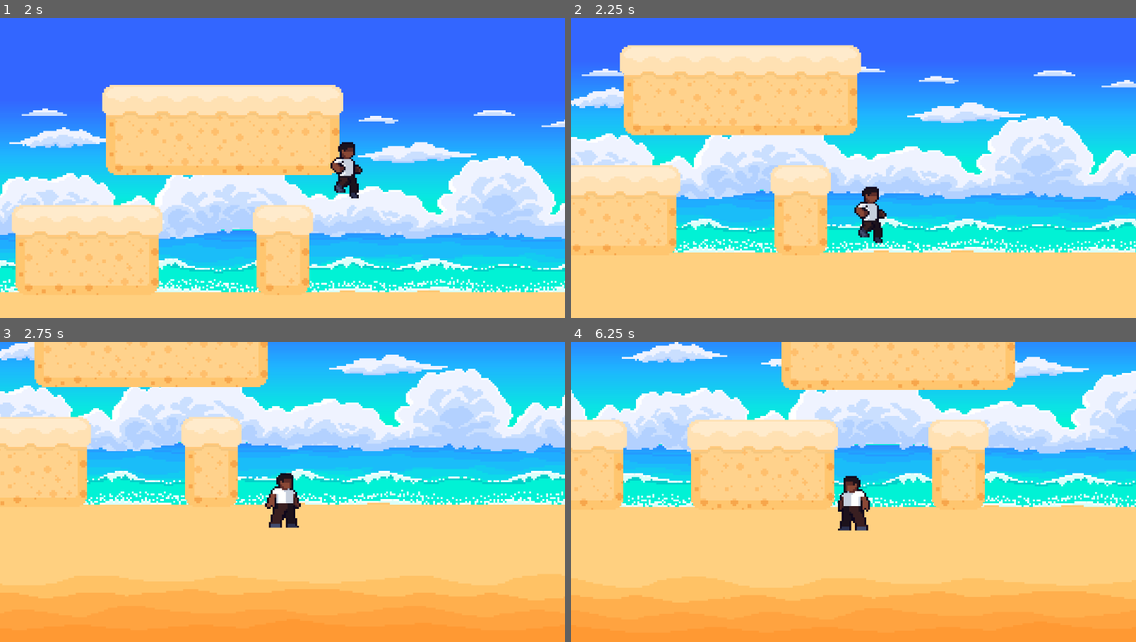
Above: before the commit, frames 1-4 (two rows, left to right).
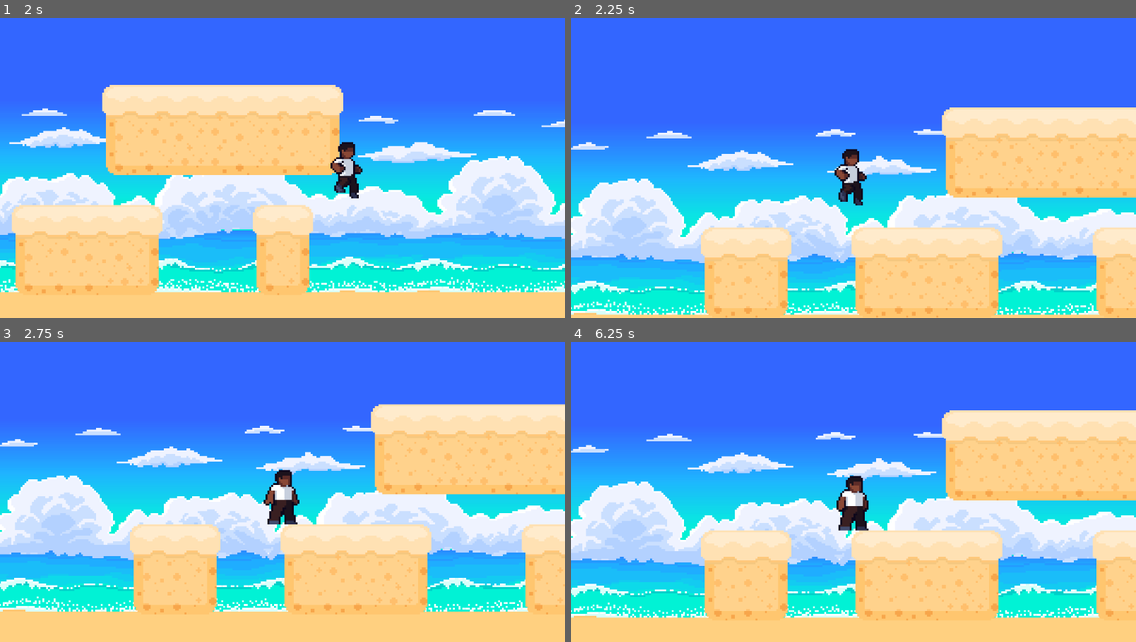
Above: after the commit, the same moments.

Repository: andrewfunston/GameOff2025-Waves
Game: Godot game, scene res://Stages/Test/TestLevel.tscn
Two runs of this game, one before a commit and one after it. Both use one fixed random seed, a clock stepped at 60 frames per second and the inputs below.
Inputs (mouse positions are in pixels of both pictures, inside the frame that each line leads up to):
- Up to frame 1 (2 s): tap Enter (ui_accept) at 0.5, 0.77, 1.52 s; hold Right (ui_right) from 0.53 s (still down)
- Up to frame 2 (2.25 s): release Right (ui_right) at 2 s; click (1079, 192) at 2 s, where only the run after the commit has a clickable "Play"
- Up to frame 3 (2.75 s): no input
- Up to frame 4 (6.25 s): hold Left (ui_left) 2.78-3.53 s; hold Right (ui_right) 3.53-5.03 s; tap Enter (ui_accept) at 3.77, 4.52, 5.27 s; hold Left (ui_left) 5.03-5.75 s; click (994, 471) at 5.75 s, where only the run after the commit has a clickable "Play"

Frame 1 is identical in both runs. In frame 2, 74% of the frame differs, in the area x 0-100%, y 8-100%; in frame 3, 93%; in frame 4, 93%, in the area x 0-100%, y 0-100%.

Commit message:
OKay redid the start
added a start scene with play and quit buttons

Diff:
--- /dev/null
+++ b/the-king-and-his-wave/Menu/main_menu.gd
@@ -0,0 +1,8 @@
+extends Control
+
+func _on_play_pressed() -> void:
+	get_tree().change_scene_to_file("res://Stages/Test/TestLevel.tscn")
+
+
+func _on_quit_pressed() -> void:
+	get_tree().quit()
--- /dev/null
+++ b/the-king-and-his-wave/Menu/main_menu.tscn
@@ -0,0 +1,54 @@
+[gd_scene load_steps=5 format=3 uid="uid://m7xnpvr63vxj"]
+
+[ext_resource type="Script" uid="uid://catgv3fuisvvm" path="res://Menu/main_menu.gd" id="1_ci1se"]
+[ext_resource type="Texture2D" uid="uid://de446hqr7brjd" path="res://menu splash.png" id="1_sla5p"]
+
+[sub_resource type="StyleBoxTexture" id="StyleBoxTexture_sla5p"]
+texture = ExtResource("1_sla5p")
+
+[sub_resource type="StyleBoxFlat" id="StyleBoxFlat_ci1se"]
+bg_color = Color(0.05452867, 0.680871, 0.7171886, 1)
+corner_radius_top_left = 16
+corner_radius_top_right = 16
+corner_radius_bottom_right = 16
+corner_radius_bottom_left = 16
+
+[node name="MainMenu" type="Control"]
+layout_mode = 3
+anchors_preset = 15
+anchor_right = 1.0
+anchor_bottom = 1.0
+grow_horizontal = 2
+grow_vertical = 2
+script = ExtResource("1_ci1se")
+
+[node name="Panel" type="Panel" parent="."]
+layout_mode = 1
+anchors_preset = 15
+anchor_right = 1.0
+anchor_bottom = 1.0
+grow_horizontal = 2
+grow_vertical = 2
+theme_override_styles/panel = SubResource("StyleBoxTexture_sla5p")
+
+[node name="VBoxContainer" type="VBoxContainer" parent="."]
+layout_mode = 0
+offset_left = 242.0
+offset_top = 22.0
+offset_right = 282.0
+offset_bottom = 62.0
+
+[node name="Play" type="Button" parent="VBoxContainer"]
+layout_mode = 2
+theme_override_font_sizes/font_size = 9
+theme_override_styles/normal = SubResource("StyleBoxFlat_ci1se")
+text = "Play"
+
+[node name="Quit" type="Button" parent="VBoxContainer"]
+layout_mode = 2
+theme_override_font_sizes/font_size = 9
+theme_override_styles/normal = SubResource("StyleBoxFlat_ci1se")
+text = "Quit"
+
+[connection signal="pressed" from="VBoxContainer/Play" to="." method="_on_play_pressed"]
+[connection signal="pressed" from="VBoxContainer/Quit" to="." method="_on_quit_pressed"]
--- a/the-king-and-his-wave/Menu/titlemenu.tscn
+++ b/the-king-and-his-wave/Menu/titlemenu.tscn
@@ -1,12 +1,42 @@
-[gd_scene load_steps=2 format=3 uid="uid://co32pp1wa7odv"]
+[gd_scene load_steps=3 format=3 uid="uid://co32pp1wa7odv"]
 
 [ext_resource type="Texture2D" uid="uid://de446hqr7brjd" path="res://menu splash.png" id="1_p8ax7"]
+[ext_resource type="Script" uid="uid://byesncox1obmv" path="res://Menu/titlemenu.gd" id="1_rcpsi"]
 
-[node name="Titlemenu" type="Node2D"]
+[node name="Control" type="Control"]
+layout_mode = 3
+anchors_preset = 15
+anchor_right = 1.0
+anchor_bottom = 1.0
+grow_horizontal = 2
+grow_vertical = 2
+script = ExtResource("1_rcpsi")
 
-[node name="Sprite2D" type="Sprite2D" parent="."]
+[node name="TextureRect" type="TextureRect" parent="."]
+layout_mode = 0
+offset_right = 40.0
+offset_bottom = 40.0
 texture = ExtResource("1_p8ax7")
 
-[node name="logo" type="Node2D" parent="."]
+[node name="CenterContainer" type="CenterContainer" parent="."]
+layout_mode = 0
+offset_left = 789.00006
+offset_top = 314.00003
+offset_right = 881.00006
+offset_bottom = 398.00003
+scale = Vector2(5, 5)
 
-[node name="Sprite2D" type="Sprite2D" parent="logo"]
+[node name="VBoxContainer" type="VBoxContainer" parent="CenterContainer"]
+layout_mode = 2
+
+[node name="Play" type="Button" parent="CenterContainer/VBoxContainer"]
+unique_name_in_owner = true
+layout_mode = 2
+text = "Play"
+autowrap_trim_flags = 0
+
+[node name="Quit" type="Button" parent="CenterContainer/VBoxContainer"]
+unique_name_in_owner = true
+layout_mode = 2
+text = "Quit"
+autowrap_trim_flags = 0
--- a/the-king-and-his-wave/Stages/Test/TestLevel.tscn
+++ b/the-king-and-his-wave/Stages/Test/TestLevel.tscn
@@ -1,7 +1,8 @@
-[gd_scene load_steps=6 format=4 uid="uid://b7jo7te8t6k26"]
+[gd_scene load_steps=7 format=4 uid="uid://b7jo7te8t6k26"]
 
 [ext_resource type="PackedScene" uid="uid://xplx4jfe0j6o" path="res://Entities/Player/Player.tscn" id="1_o1p5k"]
 [ext_resource type="Script" uid="uid://nhxgdfqc6r44" path="res://Stages/Test/test_level.gd" id="1_v30q8"]
+[ext_resource type="PackedScene" uid="uid://m7xnpvr63vxj" path="res://Menu/main_menu.tscn" id="2_tn1h8"]
 [ext_resource type="TileSet" uid="uid://qxm6vwfm0nxg" path="res://Tilemaps/Beach/SoftBeachTileSet.tres" id="3_u8nij"]
 [ext_resource type="PackedScene" uid="uid://y77oudadopiw" path="res://Backgrounds/OceanBackground.tscn" id="4_ky2y5"]
 
@@ -9,6 +10,17 @@
 
 [node name="TestLevel" type="Node2D"]
 script = ExtResource("1_v30q8")
+
+[node name="Control" type="Control" parent="."]
+layout_mode = 3
+anchors_preset = 0
+offset_left = 145.0
+offset_top = 77.0
+offset_right = 185.0
+offset_bottom = 117.0
+
+[node name="MainMenu" parent="Control" instance=ExtResource("2_tn1h8")]
+layout_mode = 1
 
 [node name="Player" parent="." instance=ExtResource("1_o1p5k")]
 z_index = 5
Not shown, added: the-king-and-his-wave/Menu/main_menu.gd.uid
Binary file added: the-king-and-his-wave/Menu/stasrt.png
Not shown, added: the-king-and-his-wave/Menu/stasrt.png.import
Binary file removed: the-king-and-his-wave/menu start screen.jpg
Binary file added: the-king-and-his-wave/wave.png
Not shown, changed: the-king-and-his-wave/wave.png.import
